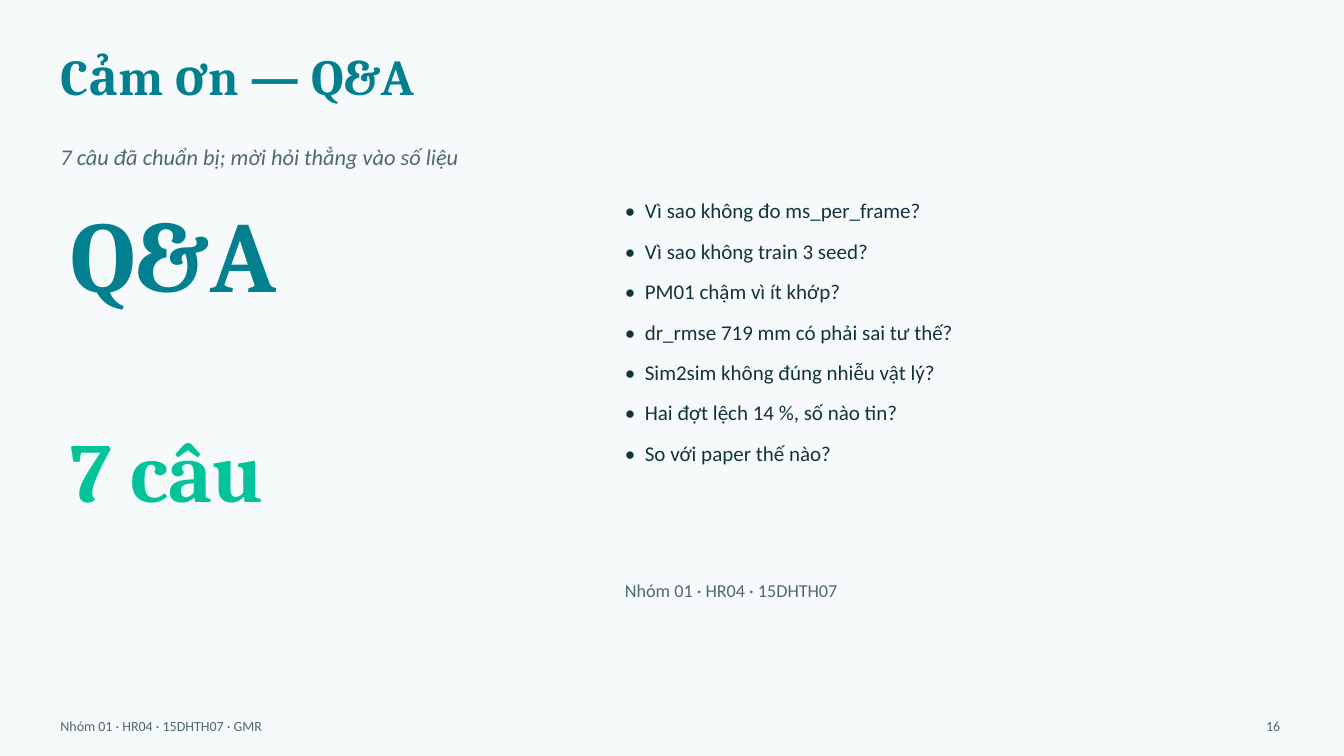
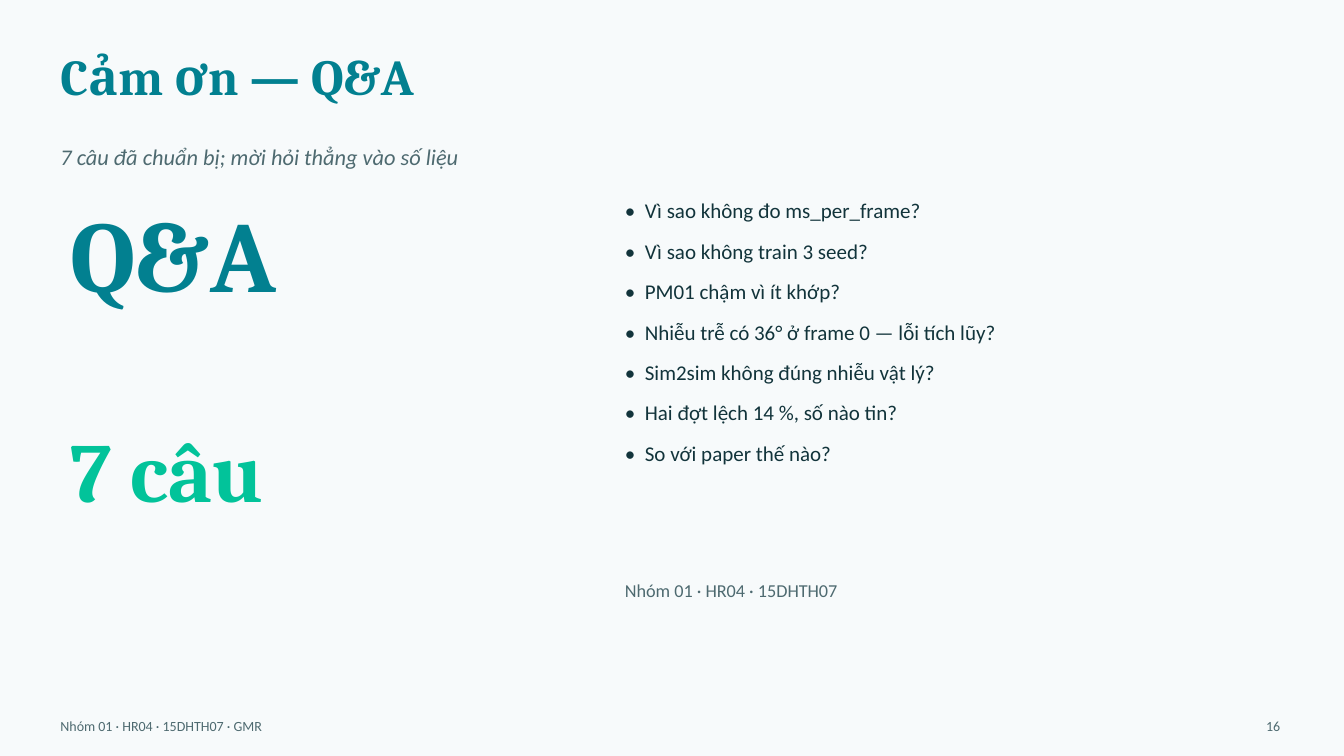
Before and after one commit to mtzwyu/GMR-Humanoid-Retargeting-Benchmark, a slide deck: slide 16 of report/slides.pptx. Drawn at 1344x756 pixels with LibreOffice and Linux fonts; fonts in the diff are those of the drawing. Boxes give left, top, right and bottom in pixels: in the first picture for what was removed or moved away, otherwise in the second. Text is boxed around its words. In the diff, an @@ line names an element or a change of style, - is before the commit and + after.

Commit message:
v6: sua bao cao + slide theo audit (DEC-03, dau phay thap phan)
- bao_cao: min_body_height/pct_frames_penetration la goc body thap nhat (bo 'tam than'); caption Hinh 5 = mat dat z=0; trich DEC-03: dat truoc 2 nguong 2026-11-20, giu+ap foot_slide <= 50 mm/s, rut min_body_height +-5 mm bang quyet dinh hau kiem 2026-11-21; them cong thuc foot_slide + cot delta so vi tri nghi; chot 33,33 ms; N4 them cot dq_max bo frame 0; PM01 2,8x khi so cung mean; sd mau ddof=1; 40 file pkl (37 thuoc 4 cap + 3 le); V5 G1 -3,4% la sai so giua phien; muc 7.1 dung 17,3 ms

- slides: slide 11 header min_body_height (mm)/it nhat 1 body <-1mm + phu de DEC-03; slide 15 bo cau 'chua co nguong tuyet doi'; slide 16 dung 7 cau Q&A; 33,33 ms; 2,8x; 40 file pkl

- ve lai do thi de thong nhat dau thap phan (v3, v5, v6_quality) bang script tools/plot_v3.py va tools/quality_plot.py

- dong bo docs/quyet_dinh.md tu origin/main (DEC-03 da merge); PDF bao cao 15 trang, slide 16 trang

```diff
--- a/report/slides.pptx
+++ b/report/slides.pptx
@@ text at (645, 323, 995, 344): text changed @@
-• dr_rmse 719 mm có phải sai tư thế?
+• Nhiễu trễ có 36° ở frame 0 — lỗi tích lũy?
```
Also in this commit, not shown: 8 other slides changed, 11 other files.
